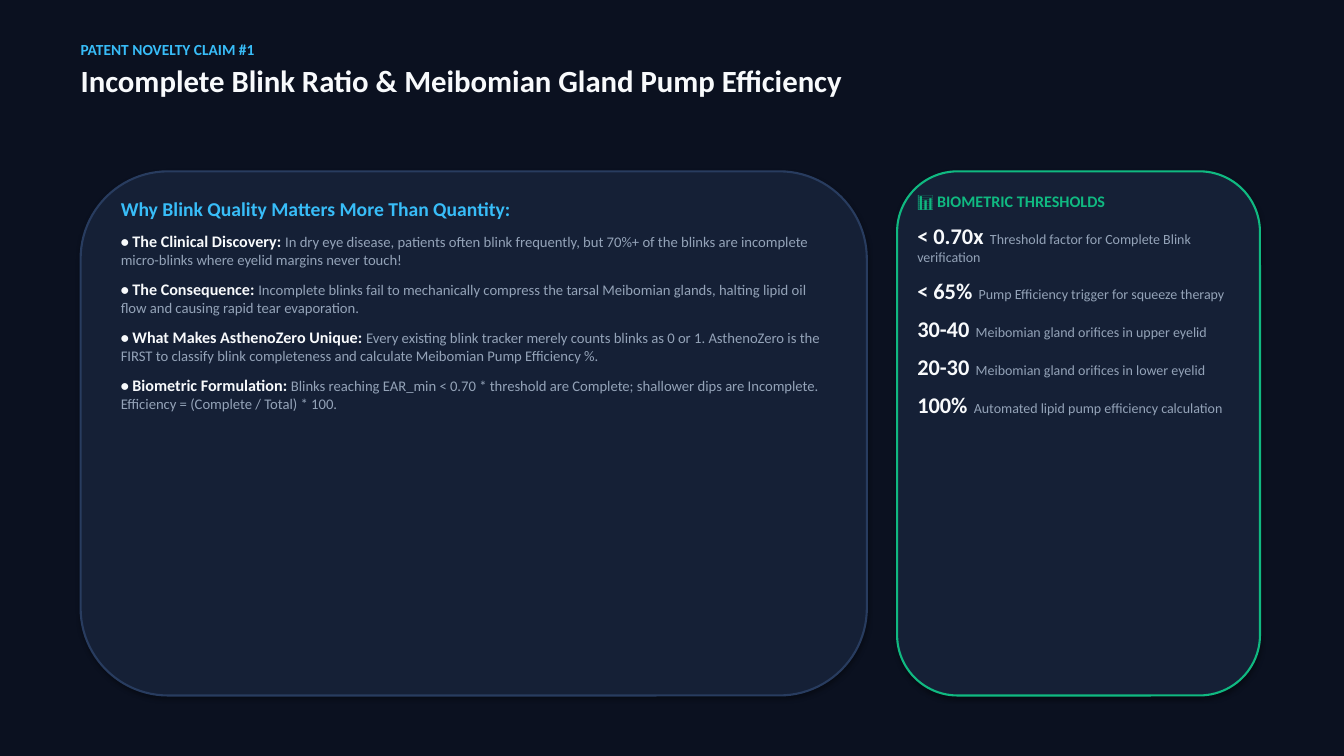
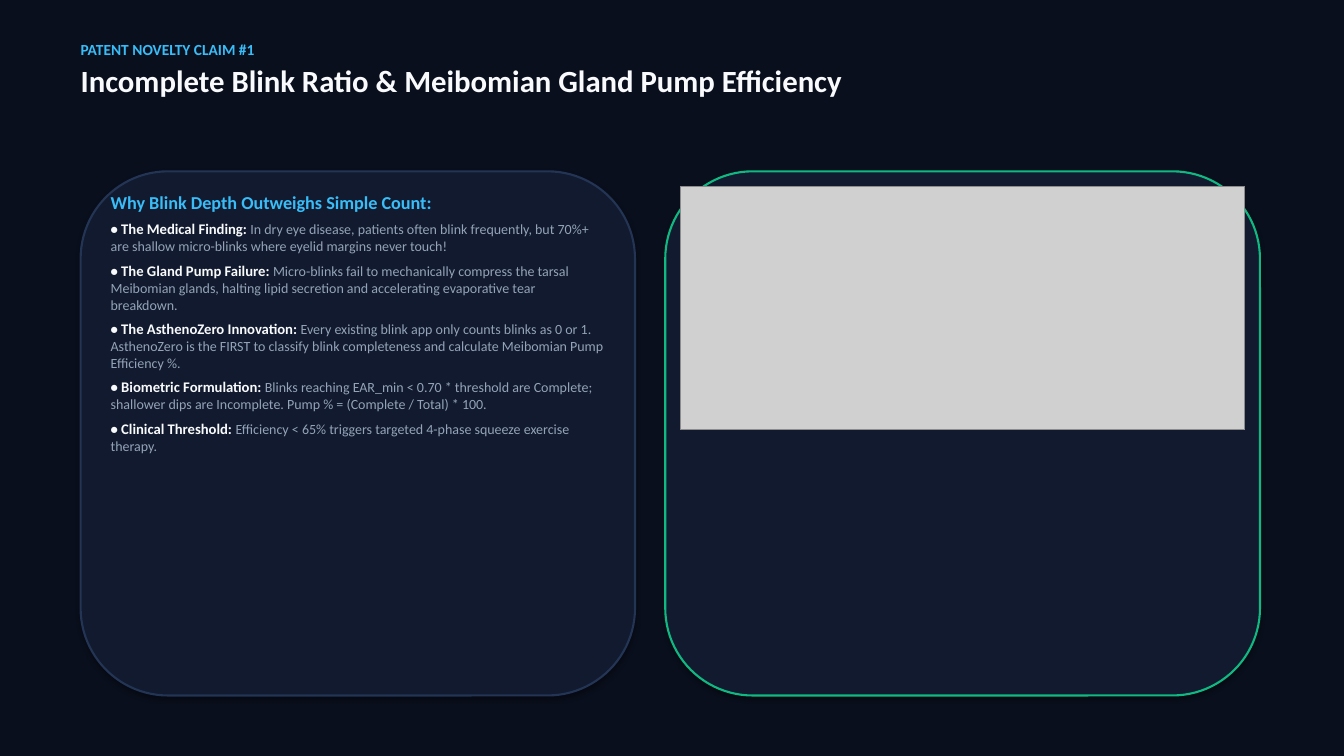
Before and after one commit to Akansha-695/AsthenoZero, a slide deck: slide 6 of output/presentation/AsthenoZero_Presentation.pptx. Drawn at 1344x756 pixels with LibreOffice and Linux fonts; fonts in the diff are those of the drawing; grey boxes stand for pictures. Boxes give left, top, right and bottom in pixels: in the first picture for what was removed or moved away, otherwise in the second. Text is boxed around its words. In the diff, an @@ line names an element or a change of style, - is before the commit and + after.

Commit message:
Redesign presentation with images, dark health-tech theme, and scientific charts

```diff
--- a/output/presentation/AsthenoZero_Presentation.pptx
+++ b/output/presentation/AsthenoZero_Presentation.pptx
@@ background #0B1120 to #0A0F1D @@
@@ rounded rectangle: place and size @@
-rounded rectangle at (81,171,867,696)
+rounded rectangle at (81,171,635,696)
@@ rounded rectangle at (81,171,635,696): fill #152036 to #111A2E; outline #283C5F 1.5 pt to #233454 1.5 pt @@
@@ rounded rectangle: place and size @@
-rounded rectangle at (897,171,1260,696)
+rounded rectangle at (665,171,1260,696)
@@ rounded rectangle at (665,171,1260,696): fill #152036 to #111A2E @@
@@ text at (111,196,603,453): text changed; size 10.5 to 10 pt @@
-Why Blink Quality Matters More Than Quantity:
-• The Clinical Discovery: In dry eye disease, patients often blink frequently, but 70%+ of the blinks are incomplete micro-blinks where eyelid margins never touch!
-• The Consequence: Incomplete blinks fail to mechanically compress the tarsal Meibomian glands, halting lipid oil flow and causing rapid tear evaporation.
-• What Makes AsthenoZero Unique: Every existing blink tracker merely counts blinks as 0 or 1. AsthenoZero is the FIRST to classify blink completeness and calculate Meibomian Pump Efficiency %.
-• Biometric Formulation: Blinks reaching EAR_min < 0.70 * threshold are Complete; shallower dips are Incomplete. Efficiency = (Complete / Total) * 100.
+Why Blink Depth Outweighs Simple Count:
+• The Medical Finding: In dry eye disease, patients often blink frequently, but 70%+ are shallow micro-blinks where eyelid margins never touch!
+• The Gland Pump Failure: Micro-blinks fail to mechanically compress the tarsal Meibomian glands, halting lipid secretion and accelerating evaporative tear breakdown.
+• The AsthenoZero Innovation: Every existing blink app only counts blinks as 0 or 1. AsthenoZero is the FIRST to classify blink completeness and calculate Meibomian Pump Efficiency %.
+• Biometric Formulation: Blinks reaching EAR_min < 0.70 * threshold are Complete; shallower dips are Incomplete. Pump % = (Complete / Total) * 100.
+• Clinical Threshold: Efficiency < 65% triggers targeted 4-phase squeeze exercise therapy.
@@ picture added at (681,187,1245,430) @@
@@ text removed at (917,196,1225,415) @@
-📊 BIOMETRIC THRESHOLDS
-< 0.70x Threshold factor for Complete Blink verification
-< 65% Pump Efficiency trigger for squeeze therapy
-30-40 Meibomian gland orifices in upper eyelid
-20-30 Meibomian gland orifices in lower eyelid
-100% Automated lipid pump efficiency calculation
```
Also in this commit, not shown: 12 other slides changed, 2 slides added, 2 slides removed, 13 other files.
